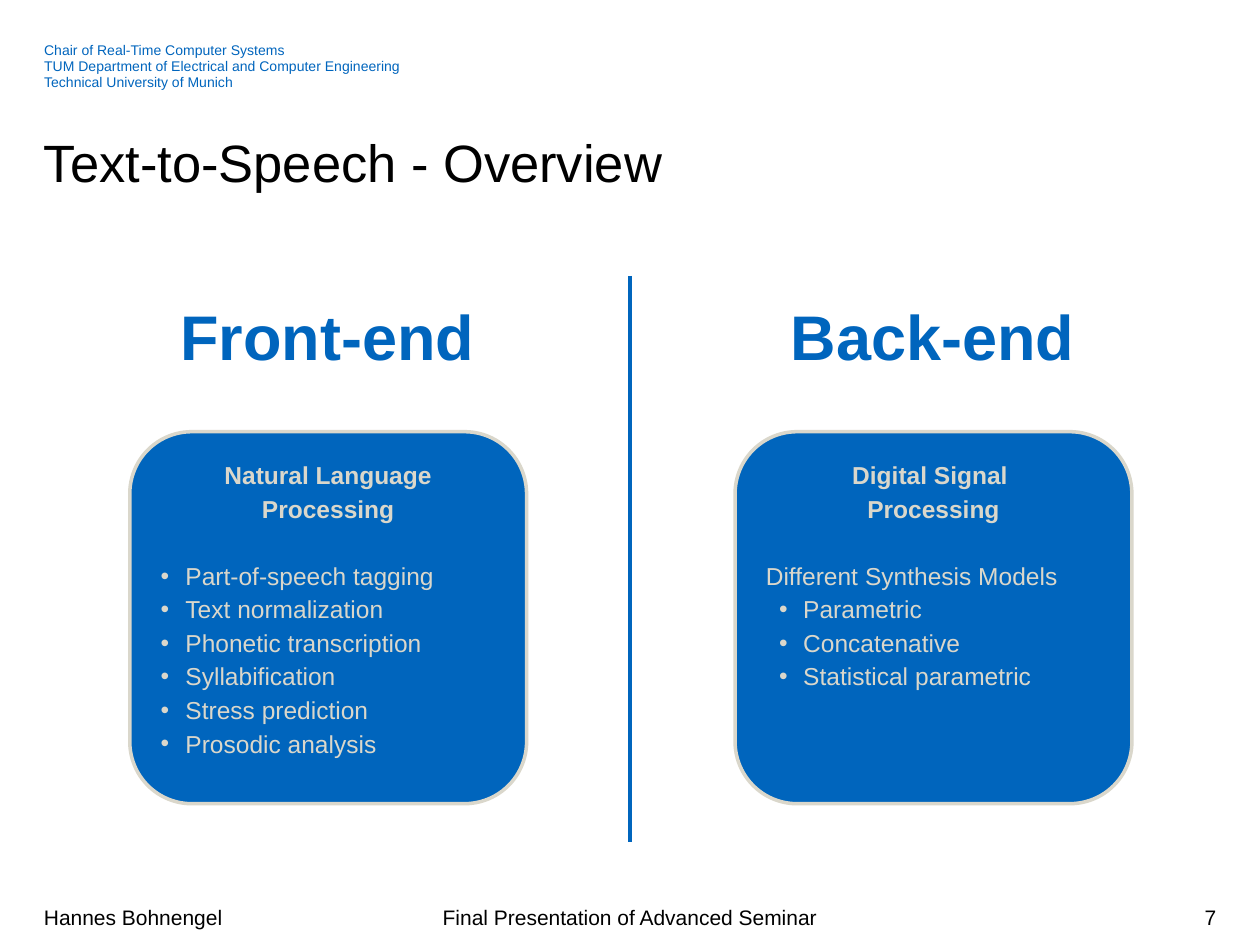
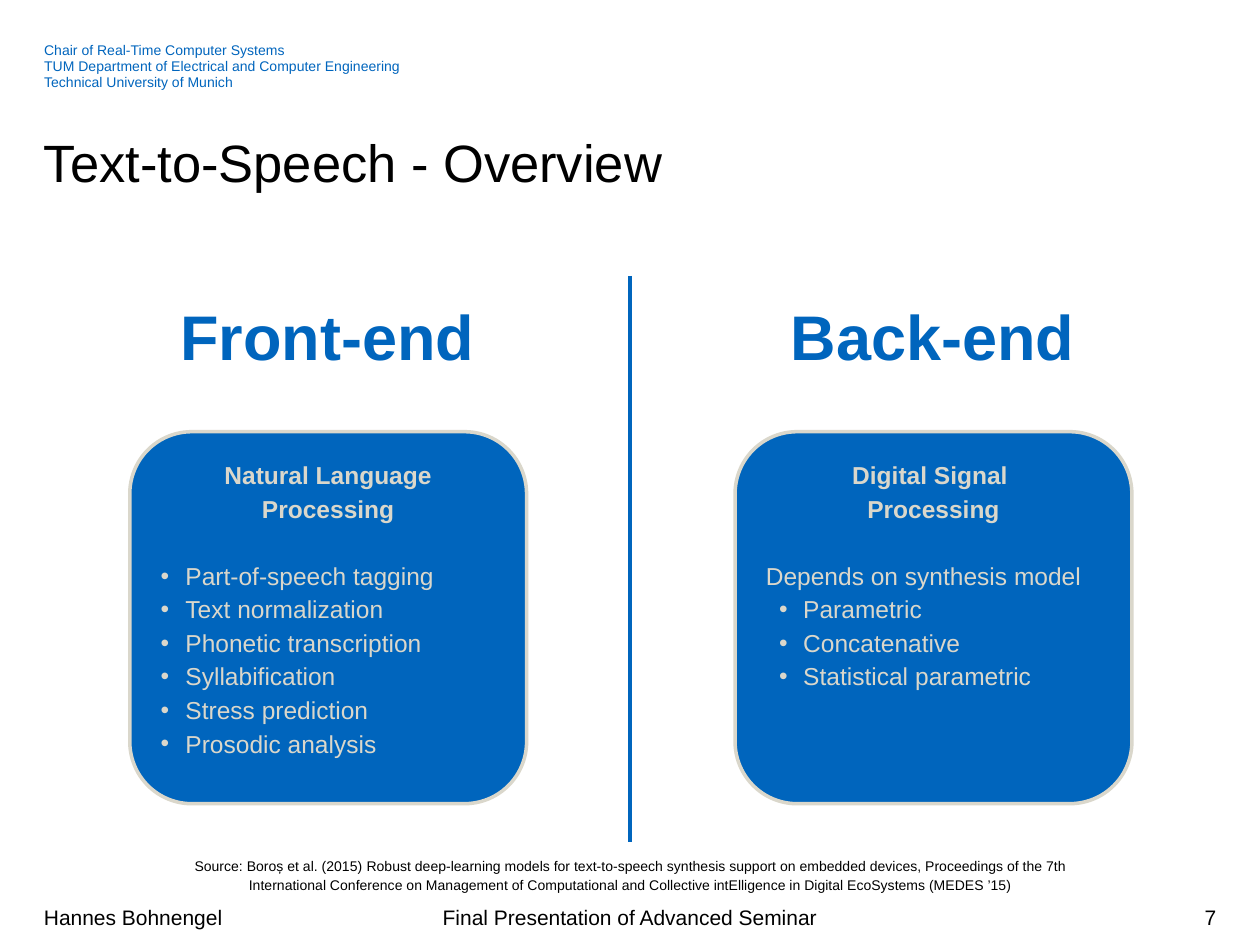
Before and after one commit to hannesb0/deeplearning, a slide deck: slide 7 of pres/Final_Presentation_V02.pptx. Drawn at 1260x945 pixels with LibreOffice and Linux fonts; fonts in the diff are those of the drawing; background and template pictures are left out. Boxes give left, top, right and bottom in pixels: in the first picture for what was removed or moved away, otherwise in the second. Text is boxed around its words. In the diff, an @@ line names an element or a change of style, - is before the commit and + after.

```diff
--- a/pres/Final_Presentation_V02.pptx
+++ b/pres/Final_Presentation_V02.pptx
@@ text in rounded rectangle at bbox=[766, 567, 1081, 590]: text changed @@
-Different Synthesis Models
+Depends on synthesis model
@@ text added at bbox=[195, 861, 1066, 893], 8 pt, text #000000 @@
+Source: Boroș et al. (2015) Robust deep-learning models for text-to-speech synthesis support on embedded devices, Proceedings of the 7th
+International Conference on Management of Computational and Collective intElligence in Digital EcoSystems (MEDES ’15)
```
Also in this commit, not shown: 5 other slides changed, 2 slides added, 1 slide removed, 4 other files.
